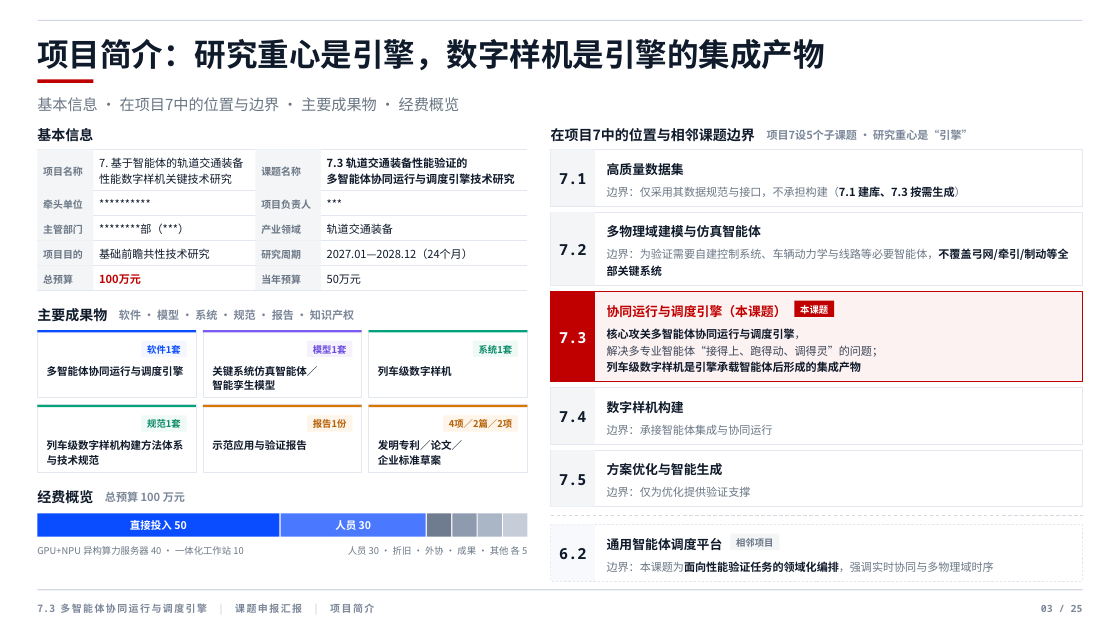
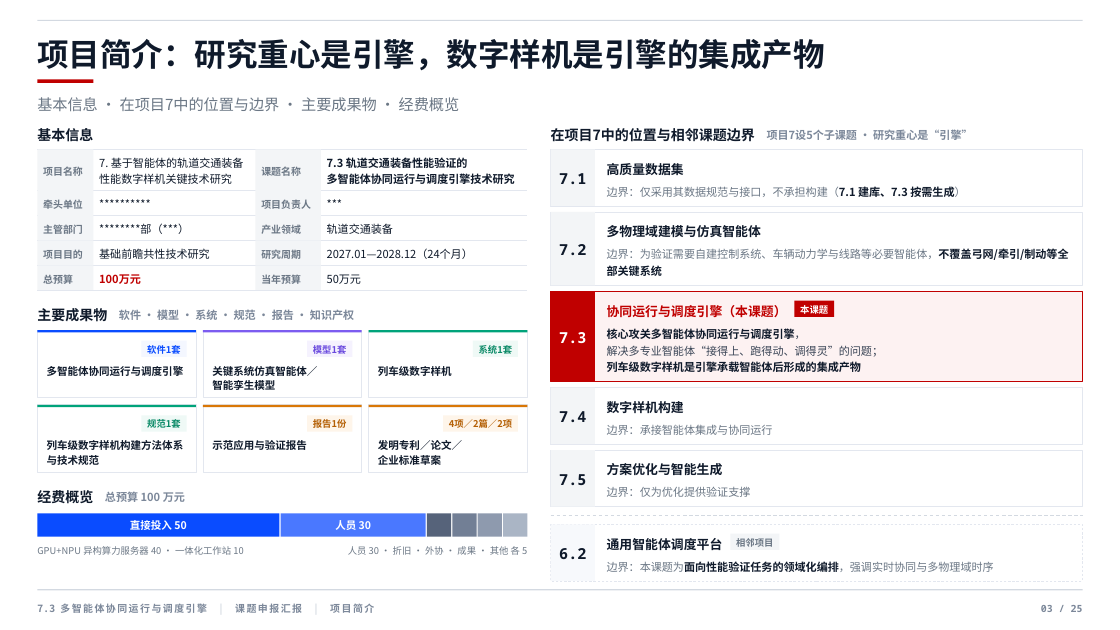
Before and after one commit to huosi012/PPT, a slide deck: slide 3 of 项目汇报PPT.pptx. Drawn at 1120x630 pixels with LibreOffice and Linux fonts; fonts in the diff are those of the drawing; background and template pictures are left out. Boxes give left, top, right and bottom in pixels: in the first picture for what was removed or moved away, otherwise in the second. Text is boxed around its words. In the diff, an @@ line names an element or a change of style, - is before the commit and + after.

```diff
--- a/项目汇报PPT.pptx
+++ b/项目汇报PPT.pptx
@@ rectangle at [427,513,451,537]: fill #6F7C90 to #56637A @@
@@ rectangle at [453,513,477,537]: fill #8E9AAE to #727F95 @@
@@ rectangle at [478,513,502,537]: fill #AAB5C5 to #8E9AAE @@
@@ rectangle at [503,513,528,537]: fill #C5CDD9 to #AAB5C5 @@
```
Also in this commit, not shown: 4 other slides changed, 7 other files.
